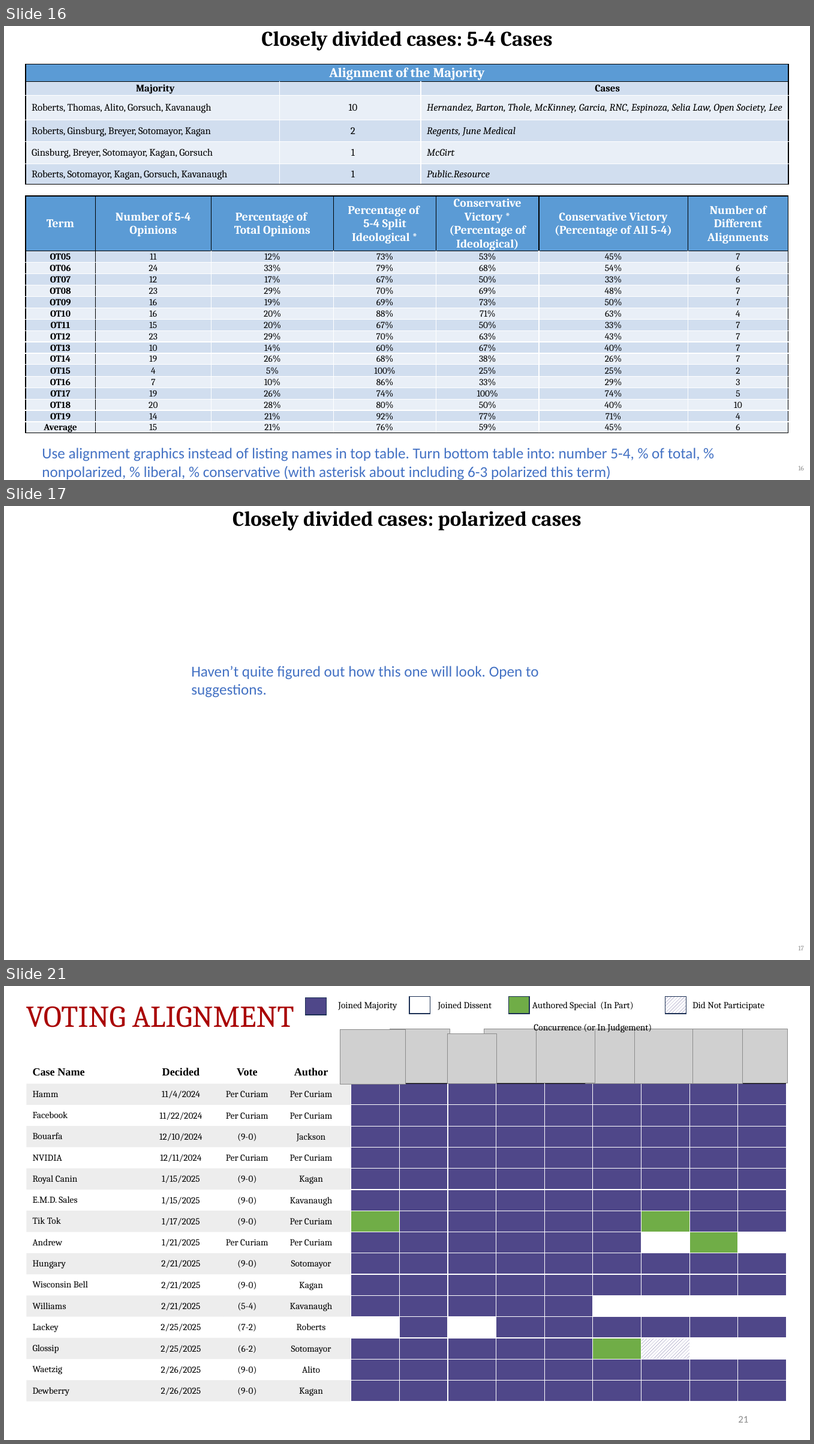
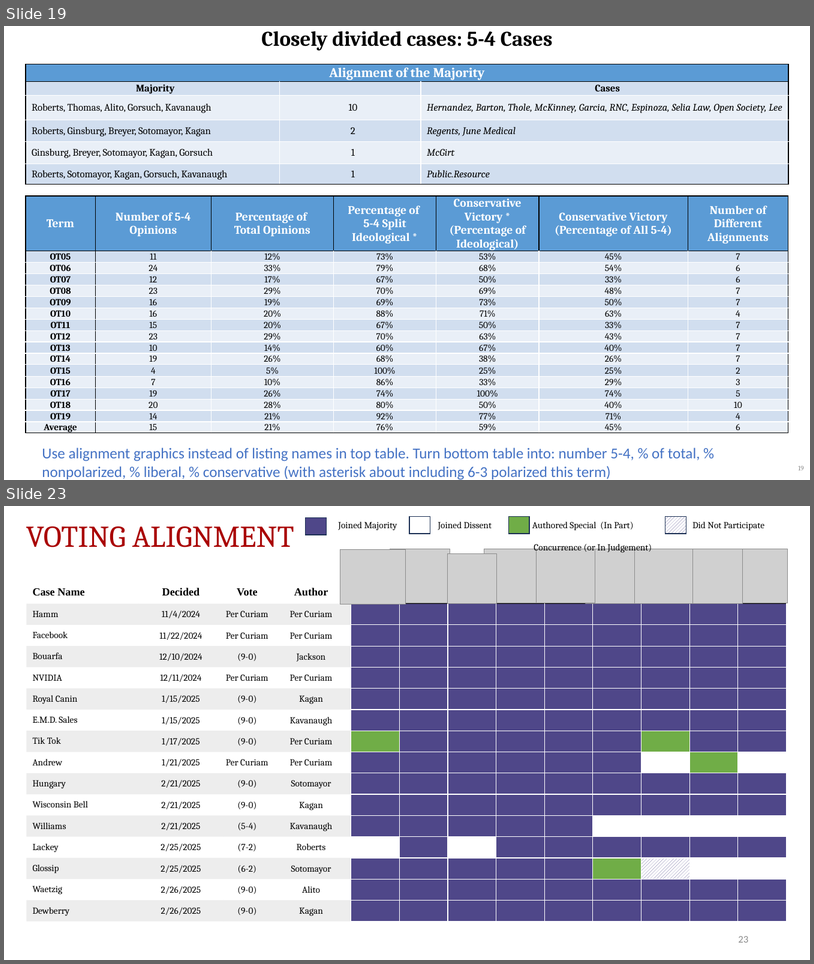
Before and after one commit to JakeTruscott/scotuswatch, a slide deck: Stat Reviews/OT24_StatReview/compilation/SCOTUSBlog/statpack_OT24.pptx. Shown one above the other, each under a label of ours: slides 16, 17 and 21 before the commit, slides 19 and 23 after it; the slides between them are not shown. The pictures are 814x1444 and 814x964 pixels, drawn with LibreOffice and Linux fonts; fonts in the diff are those of the drawing; grey boxes stand for pictures. Boxes give left, top, right and bottom in pixels: in the first picture for what was removed or moved away, otherwise in the second. Text is boxed around its words. In the diff, an @@ line names an element or a change of style, - is before the commit and + after.

```diff
--- a/Stat Reviews/OT24_StatReview/compilation/SCOTUSBlog/statpack_OT24.pptx
+++ b/Stat Reviews/OT24_StatReview/compilation/SCOTUSBlog/statpack_OT24.pptx
@@ slide 17 removed at (4,506,810,960), background #FFFFFF @@
@@ title removed at (233,511,582,531) @@
-Closely divided cases: polarized cases
@@ text removed at (191,666,539,697) @@
-Haven’t quite figured out how this one will look. Open to suggestions.
@@ page number removed at (799,945,804,950) @@
-17
@@ what was slide 16 is now slide 19 @@
@@ page number at (798,465,804,470): text changed @@
-16
+19
@@ what was slide 21 is now slide 23 @@
@@ page number at (738,936,749,942): text changed @@
-21
+23
```
Also in this commit, not shown: 9 slides changed, 4 slides added, 1 other slide removed, 6 other files.
